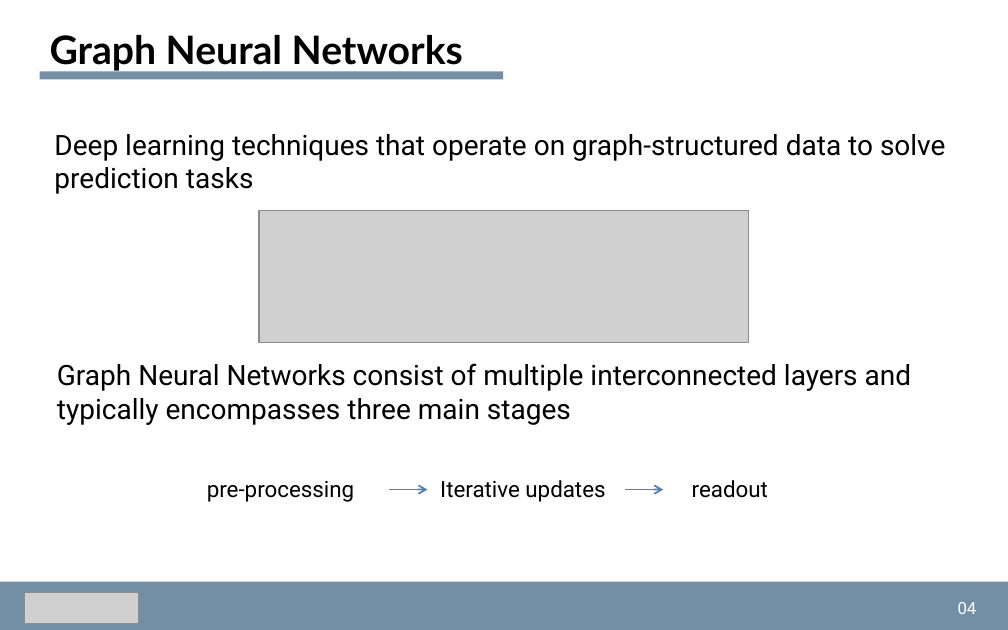
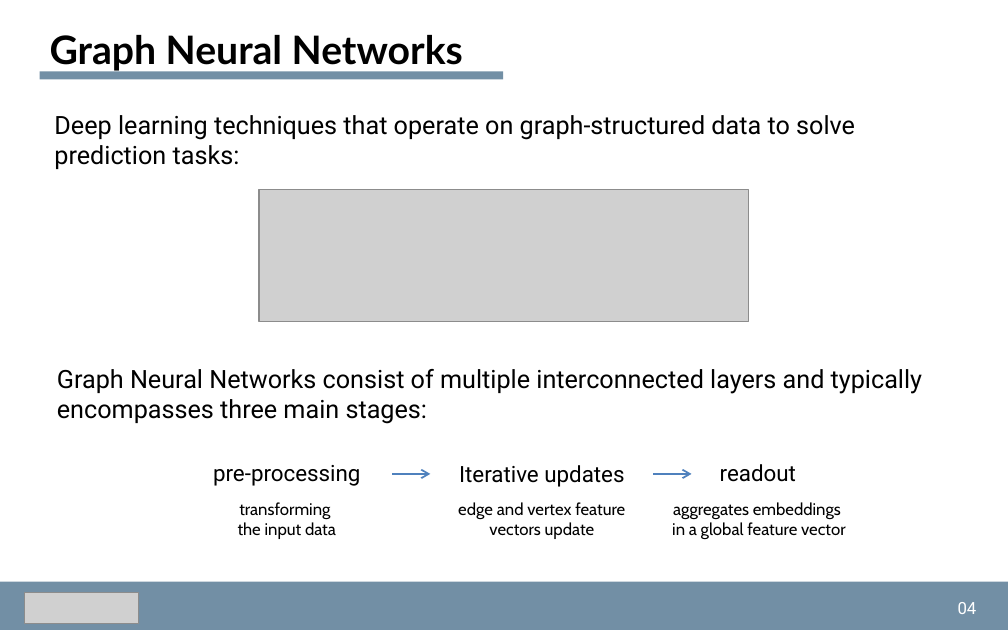
Before and after one commit to dmsgnn/master-thesis, a slide deck: slide 4 of docs/presentation/presentation.pptx. Drawn at 1008x630 pixels with LibreOffice and Linux fonts; fonts in the diff are those of the drawing; grey boxes stand for pictures. Boxes give left, top, right and bottom in pixels: in the first picture for what was removed or moved away, otherwise in the second. Text is boxed around its words. In the diff, an @@ line names an element or a change of style, - is before the commit and + after.

```diff
--- a/docs/presentation/presentation.pptx
+++ b/docs/presentation/presentation.pptx
@@ text at [54, 115, 855, 169]: text changed; size 20 to 18 pt @@
-Deep learning techniques that operate on graph-structured data to solve prediction tasks
+Deep learning techniques that operate on graph-structured data to solve prediction tasks:
@@ picture: place and size @@
-picture at [259, 211, 749, 343]
+picture at [259, 190, 749, 322]
@@ text at [57, 369, 922, 424]: text changed; size 20 to 18 pt @@
-Graph Neural Networks consist of multiple interconnected layers and typically encompasses three main stages
+Graph Neural Networks consist of multiple interconnected layers and typically encompasses three main stages:
@@ text "pre-processing": place and size @@
-text "pre-processing" at [207, 481, 354, 502]
+text "pre-processing" at [213, 465, 360, 486]
@@ arrow moved from (389, 490) - (427, 490) to (392, 474) - (430, 474) @@
@@ text "Iterative updates": place and size @@
-text "Iterative updates" at [440, 480, 605, 502]
+text "Iterative updates" at [459, 465, 624, 487]
@@ arrow moved from (625, 490) - (663, 490) to (653, 474) - (691, 474) @@
@@ text "readout": place and size @@
-text "readout" at [692, 480, 768, 498]
+text "readout" at [720, 464, 796, 482]
@@ text added at [238, 502, 336, 539], 12 pt, text #000000 @@
+transforming
+the input data
@@ text added at [458, 502, 625, 539], 12 pt, text #000000 @@
+edge and vertex feature vectors update
@@ text added at [672, 502, 846, 539], 12 pt, text #000000 @@
+aggregates embeddings
+in a global feature vector
```
Also in this commit, not shown: 16 other slides changed, 1 other file.
